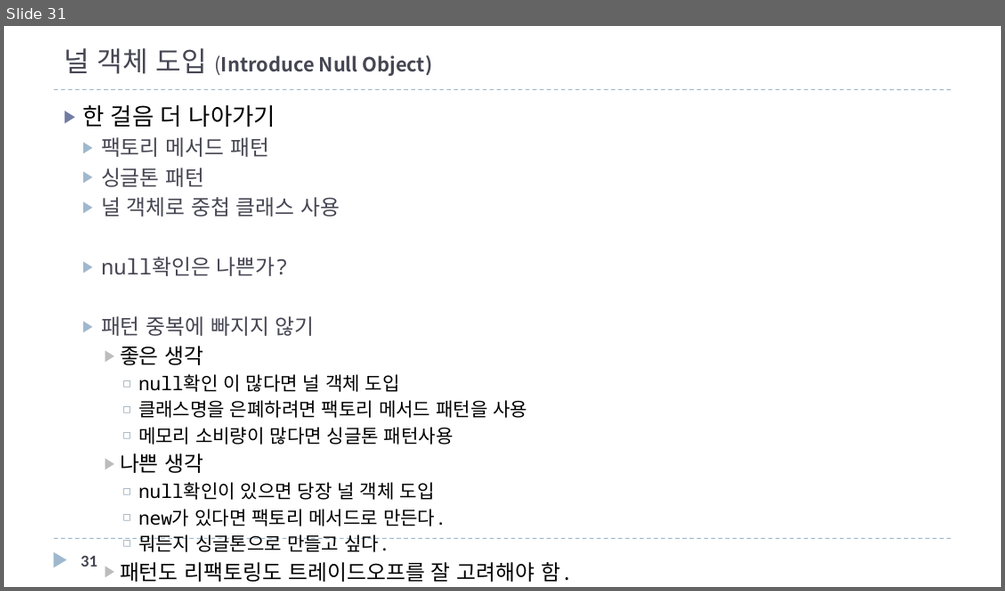
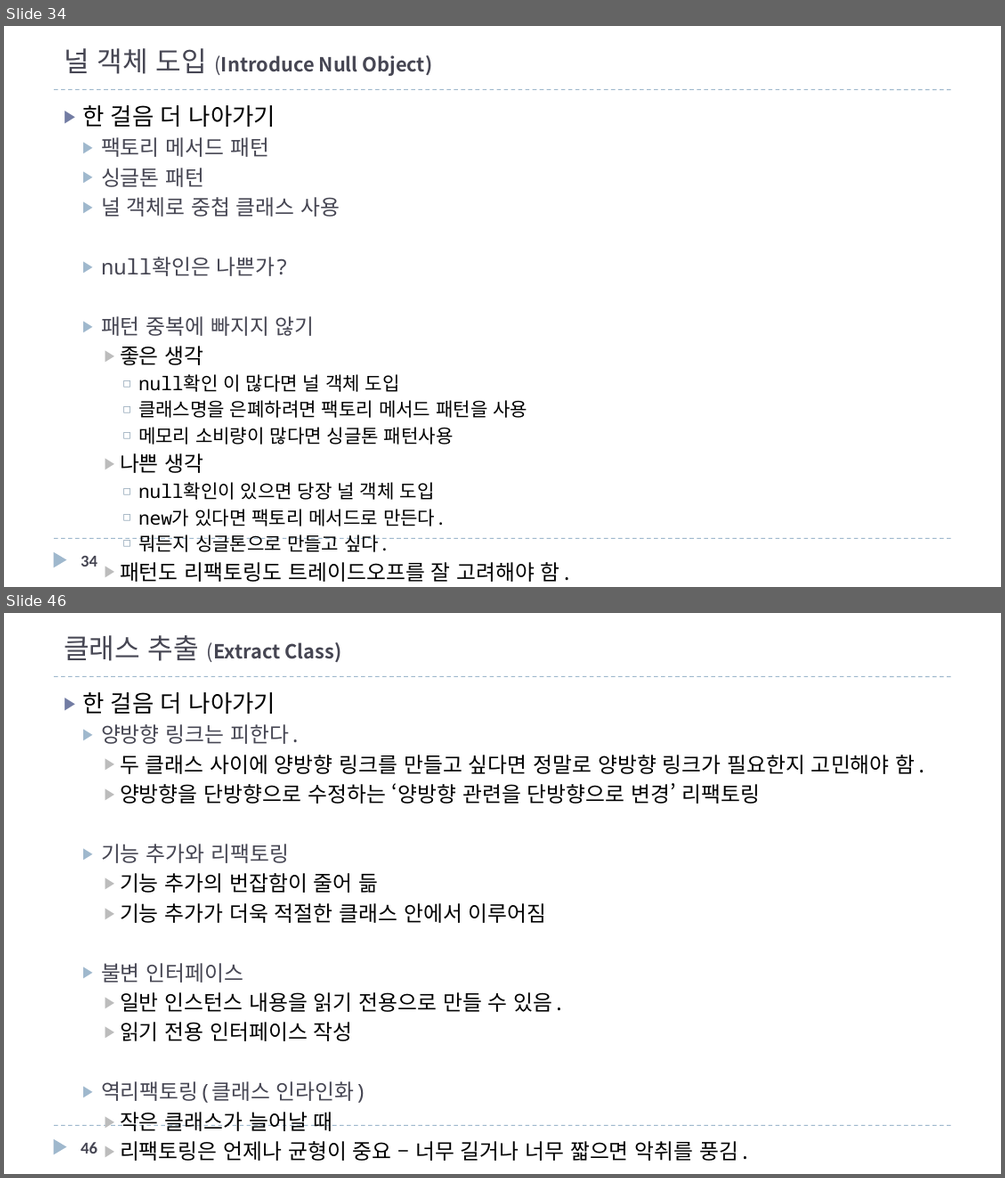
Before and after one commit to mkgungor/refactoring_java, a slide deck: ppt/자바로 배우는 리팩토링 입문.pptx. Shown one above the other, each under a label of ours: slide 31 before the commit, slides 34 and 46 after it; the slides between them are not shown. The pictures are 1005x591 and 1005x1178 pixels, drawn with LibreOffice and Linux fonts; fonts in the diff are those of the drawing. Boxes give left, top, right and bottom in pixels: in the first picture for what was removed or moved away, otherwise in the second. Text is boxed around its words. In the diff, an @@ line names an element or a change of style, - is before the commit and + after.

```diff
--- a/ppt/자바로 배우는 리팩토링 입문.pptx
+++ b/ppt/자바로 배우는 리팩토링 입문.pptx
@@ slide 46 added at box(4, 613, 1001, 1174), background #FFFFFF; not listed: 3 template elements that a slide beside it also shows @@
@@ title added at box(64, 635, 342, 662), 14 pt, text #464653, bold @@
+클래스 추출 (Extract Class)
@@ text added at box(82, 692, 928, 1160), 15.3 pt, text #000000 @@
+▶ 한 걸음 더 나아가기
+  ▶ 양방향 링크는 피한다.
+    ▶ 두 클래스 사이에 양방향 링크를 만들고 싶다면 정말로 양방향 링크가 필요한지 고민해야 함.
+    ▶ 양방향을 단방향으로 수정하는 ‘양방향 관련을 단방향으로 변경’ 리팩토링
+  ▶ 기능 추가와 리팩토링
+    ▶ 기능 추가의 번잡함이 줄어 듦
+    ▶ 기능 추가가 더욱 적절한 클래스 안에서 이루어짐
+  ▶ 불변 인터페이스
+    ▶ 일반 인스턴스 내용을 읽기 전용으로 만들 수 있음.
+    ▶ 읽기 전용 인터페이스 작성
+  ▶ 역리팩토링(클래스 인라인화)
+    ▶ 작은 클래스가 늘어날 때
+    ▶ 리팩토링은 언제나 균형이 중요 – 너무 길거나 너무 짧으면 악취를 풍김.
@@ page number added at box(81, 1142, 97, 1153), 12 pt, text #464653, bold @@
+46
@@ what was slide 31 is now slide 34 @@
@@ page number at box(81, 556, 97, 566): text changed @@
-31
+34
```
Also in this commit, not shown: 4 slides changed, 30 other slides added, 1 slide removed, 1 other file.
